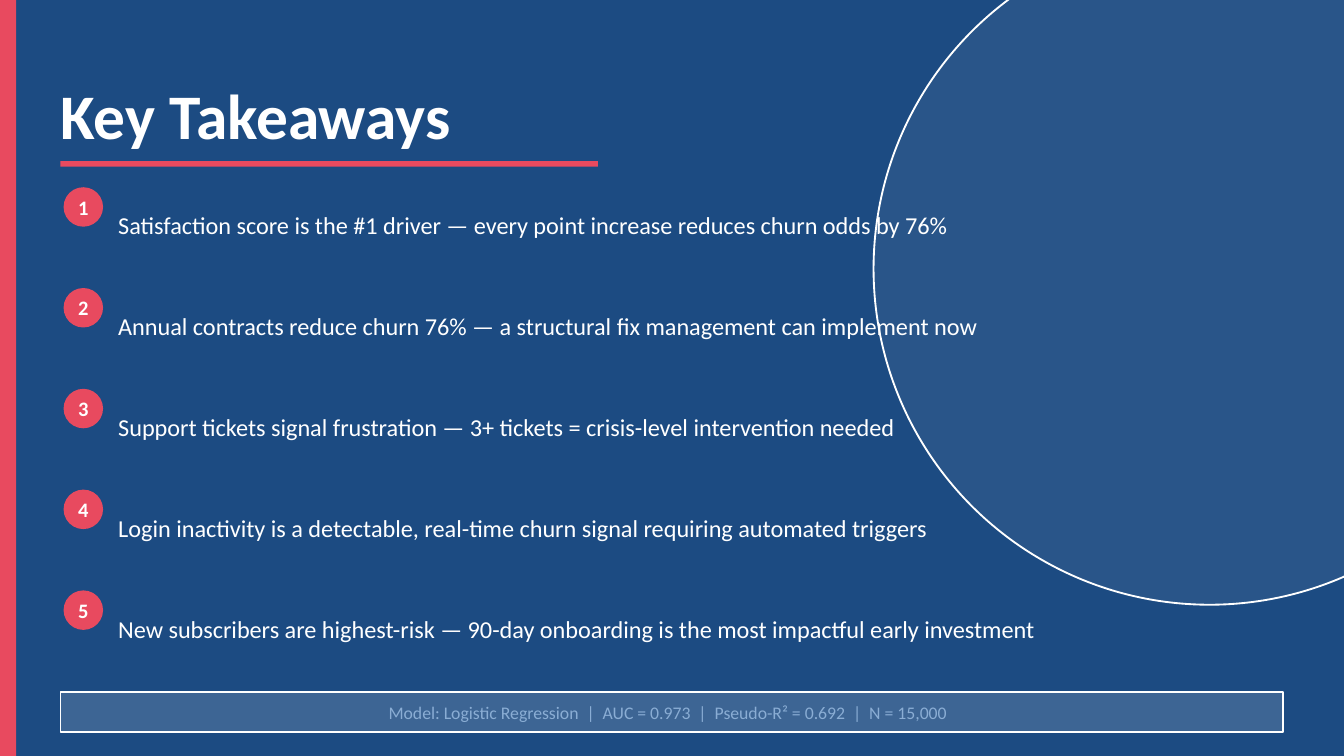
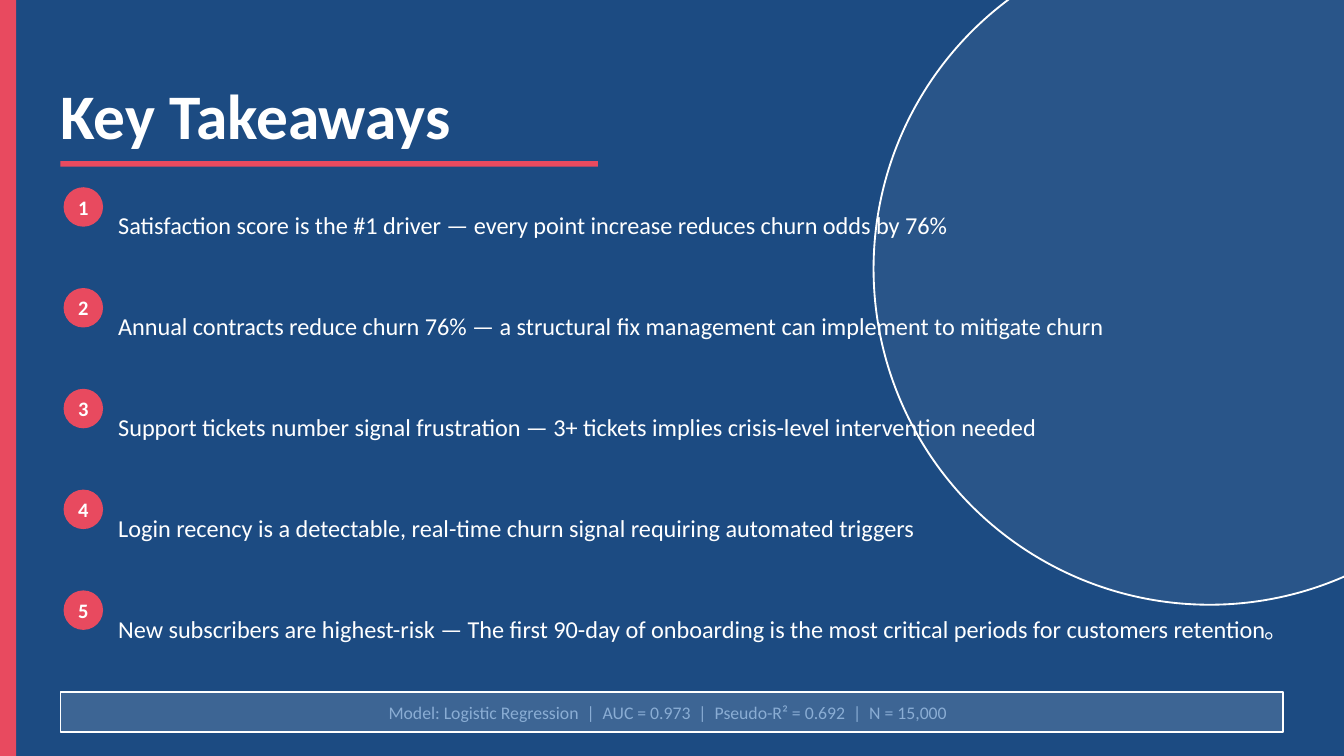
Before and after one commit to Snazz2001/churn_analysis, a slide deck: slide 12 of Churn_Analysis_Presentation-zheng 02-20.pptx (slide 11 before the commit). Drawn at 1344x756 pixels with LibreOffice and Linux fonts; fonts in the diff are those of the drawing. Boxes give left, top, right and bottom in pixels: in the first picture for what was removed or moved away, otherwise in the second. Text is boxed around its words. In the diff, an @@ line names an element or a change of style, - is before the commit and + after.

```diff
--- a/Churn_Analysis_Presentation-zheng 02-20.pptx
+++ b/Churn_Analysis_Presentation-zheng 02-20.pptx
@@ text at [118, 315, 1103, 341]: text changed @@
-Annual contracts reduce churn 76% — a structural fix management can implement now
+Annual contracts reduce churn 76% — a structural fix management can implement to mitigate churn
@@ text at [118, 416, 1035, 442]: text changed @@
-Support tickets signal frustration — 3+ tickets = crisis-level intervention needed
+Support tickets number signal frustration — 3+ tickets implies crisis-level intervention needed
@@ text at [118, 520, 913, 541]: text changed @@
-Login inactivity is a detectable, real-time churn signal requiring automated triggers
+Login recency is a detectable, real-time churn signal requiring automated triggers
@@ text at [118, 621, 1289, 642]: text changed @@
-New subscribers are highest-risk — 90-day onboarding is the most impactful early investment
+New subscribers are highest-risk — The first 90-day of onboarding is the most critical periods for customers retention。
```
Also in this commit, not shown: 7 other slides changed, 1 slide added.
